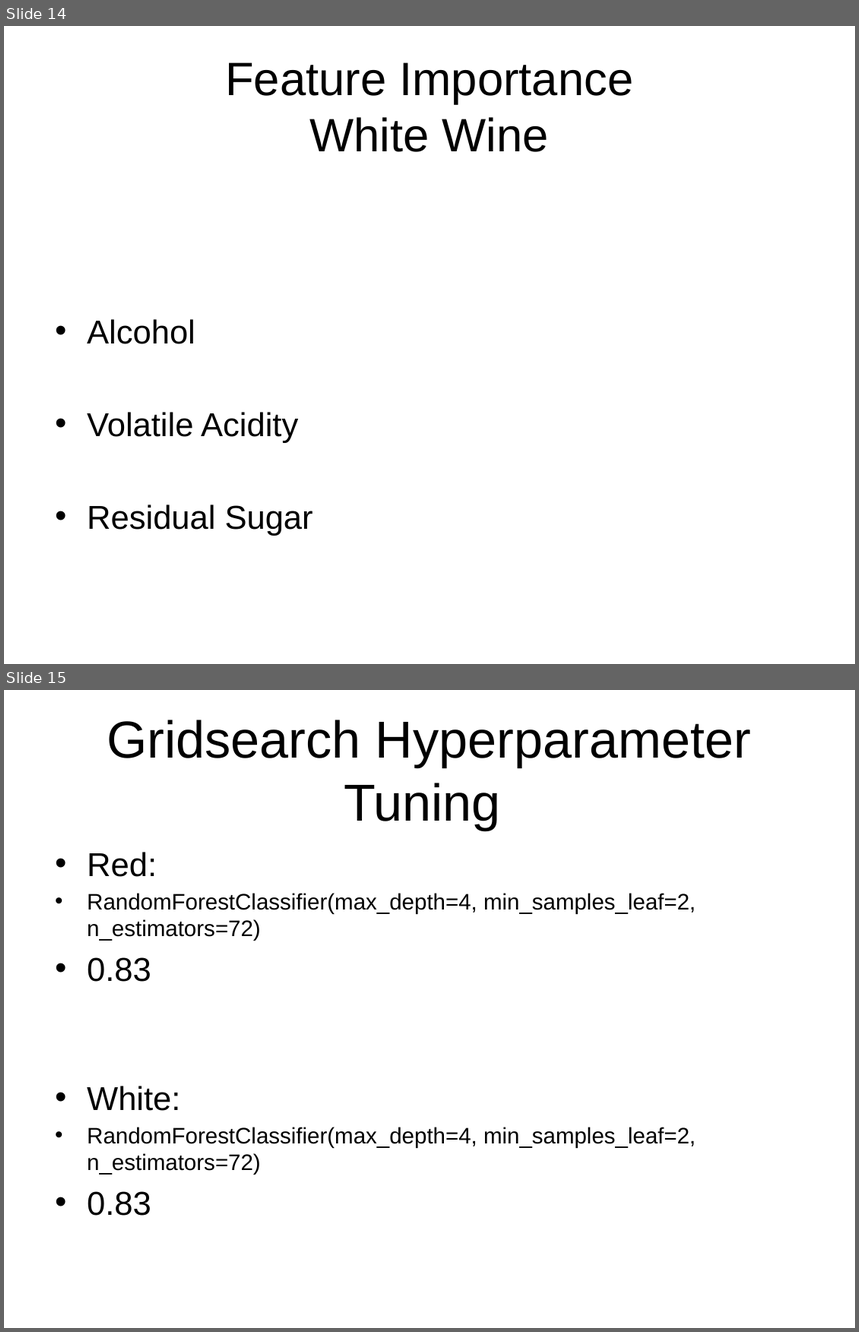
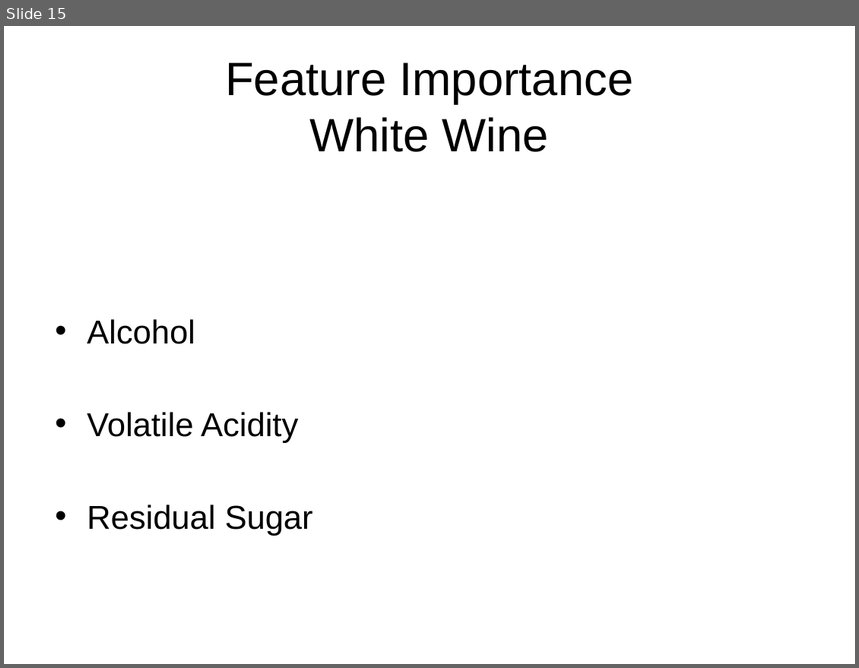
Before and after one commit to delwester/Springboard, a slide deck: Capstone2/Capstone2_FinalPres.pptx. Shown one above the other, each under a label of ours: slides 14 and 15 before the commit, slide 15 after it. The pictures are 859x1332 and 859x668 pixels, drawn with LibreOffice and Linux fonts; fonts in the diff are those of the drawing. Boxes give left, top, right and bottom in pixels: in the first picture for what was removed or moved away, otherwise in the second. Text is boxed around its words. In the diff, an @@ line names an element or a change of style, - is before the commit and + after.

```diff
--- a/Capstone2/Capstone2_FinalPres.pptx
+++ b/Capstone2/Capstone2_FinalPres.pptx
@@ slide 15 removed at <box>4,690,855,1328</box>, background #FFFFFF @@
@@ title removed at <box>107,720,751,830</box> @@
-Gridsearch Hyperparameter Tuning
@@ text removed at <box>87,852,696,982</box> @@
-• Red:
-• RandomForestClassifier(max_depth=4, min_samples_leaf=2, n_estimators=72)
-• 0.83
@@ text removed at <box>87,1086,696,1216</box> @@
-• White:
-• RandomForestClassifier(max_depth=4, min_samples_leaf=2, n_estimators=72)
-• 0.83
@@ what was slide 14 is now slide 15 @@
```
Also in this commit, not shown: 7 slides changed, 5 slides added, 3 other slides removed.
